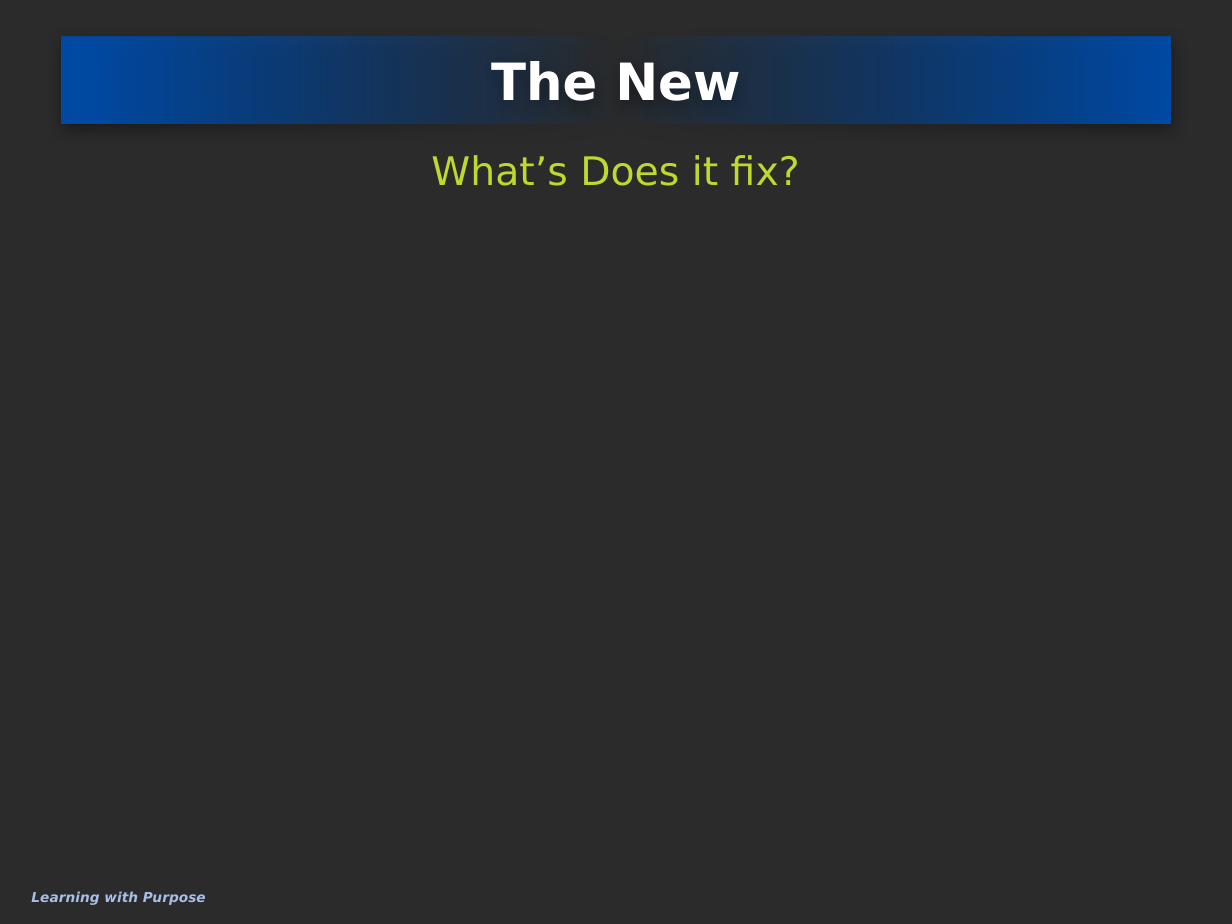
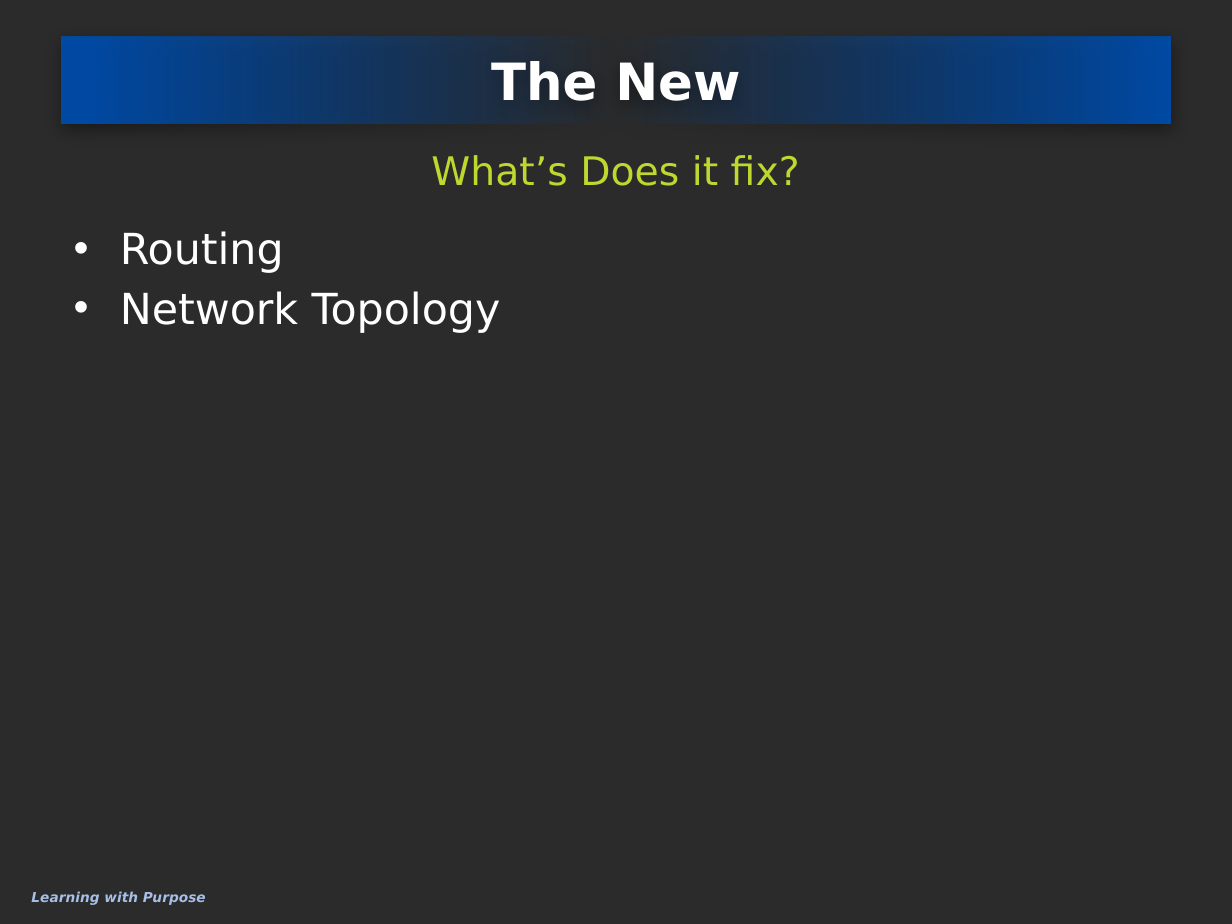
Before and after one commit to eliedaou/networkDesign, a slide deck: slide 7 of survey topic/SDNOpenFlow.pptx. Drawn at 1232x924 pixels with LibreOffice and Linux fonts; fonts in the diff are those of the drawing; background and template pictures are left out; a plain dark background stands for a picture behind light text. Boxes give left, top, right and bottom in pixels: in the first picture for what was removed or moved away, otherwise in the second. Text is boxed around its words. In the diff, an @@ line names an element or a change of style, - is before the commit and + after.

```diff
--- a/survey topic/SDNOpenFlow.pptx
+++ b/survey topic/SDNOpenFlow.pptx
@@ text added at box(120, 231, 501, 333), 25 pt, text #FFFFFF @@
+• Routing
+• Network Topology
```
Also in this commit, not shown: 4 other slides changed.
